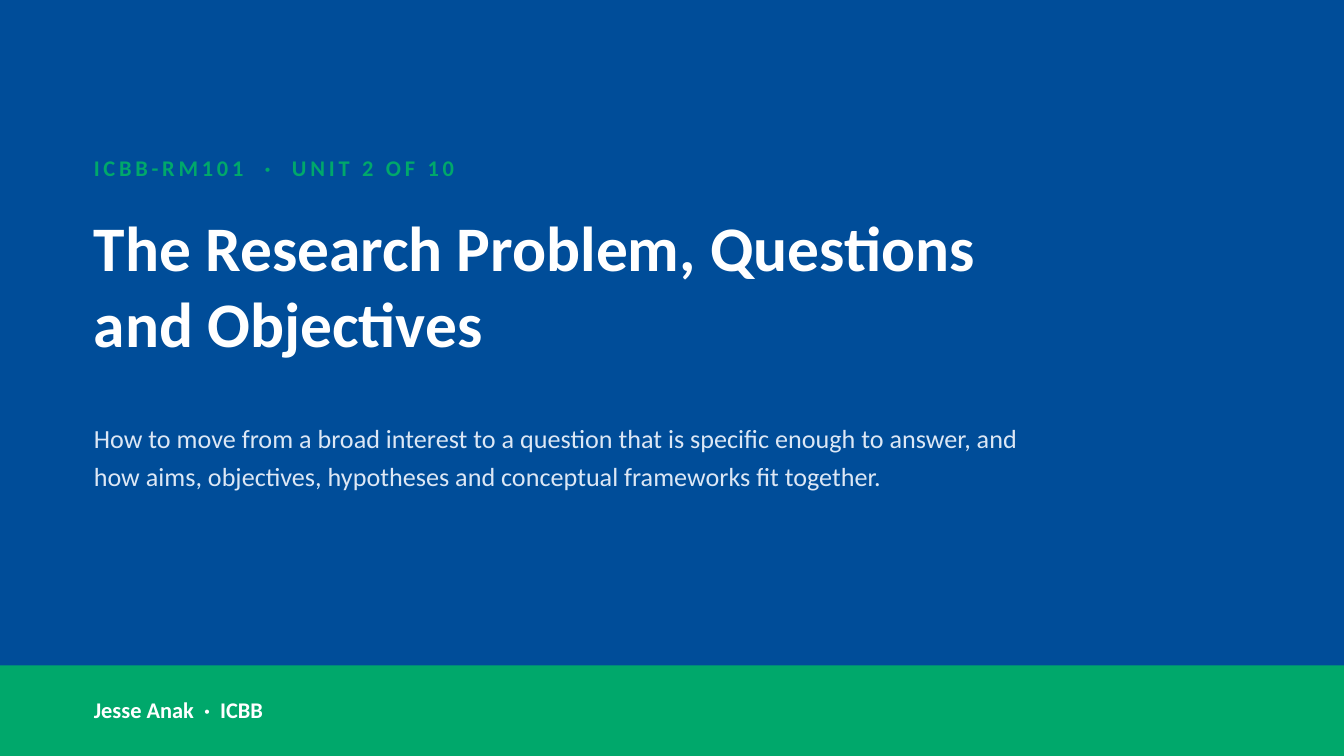
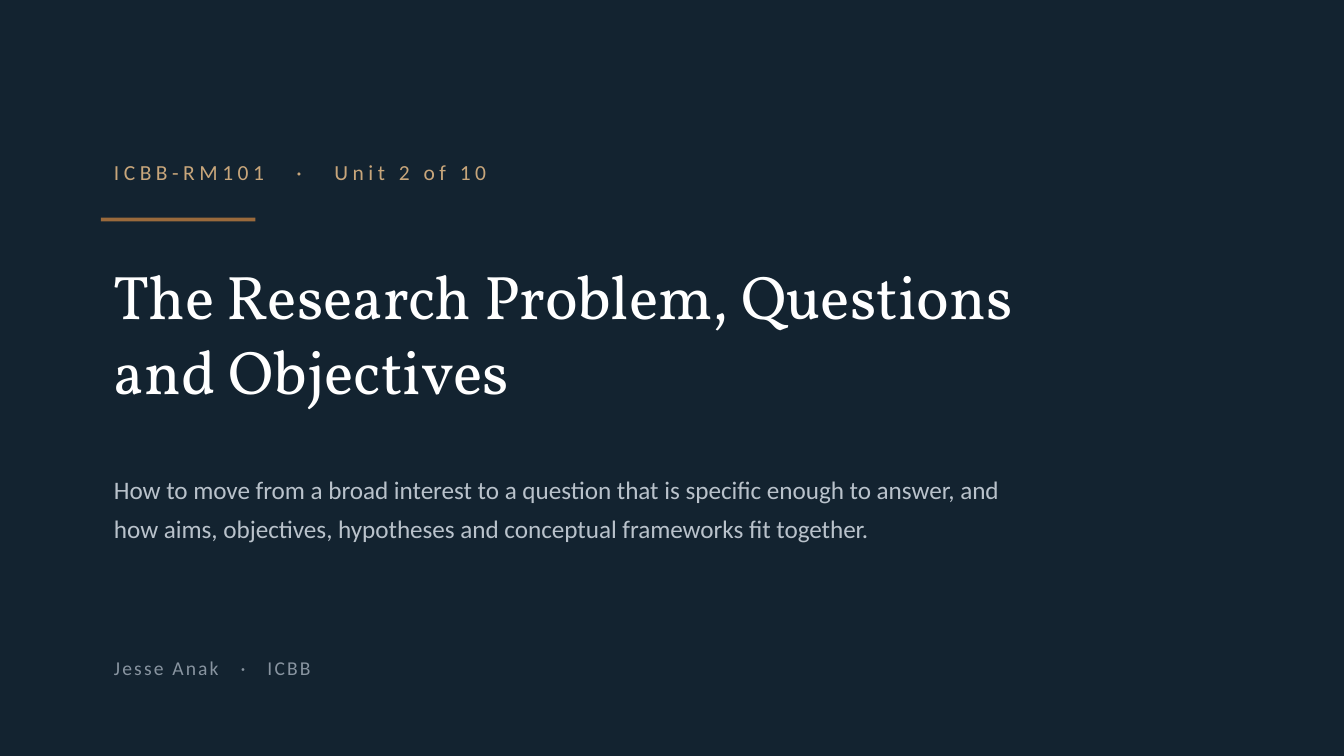
Before and after one commit to JesseAnak7534/ICBB, a slide deck: slide 1 of icbb-website/materials/research-methods/unit-02-slides.pptx. Drawn at 1344x756 pixels with LibreOffice and Linux fonts; fonts in the diff are those of the drawing; background and template pictures are left out. Boxes give left, top, right and bottom in pixels: in the first picture for what was removed or moved away, otherwise in the second. Text is boxed around its words. In the diff, an @@ line names an element or a change of style, - is before the commit and + after.

```diff
--- a/icbb-website/materials/research-methods/unit-02-slides.pptx
+++ b/icbb-website/materials/research-methods/unit-02-slides.pptx
@@ background #004D99 to #132330 @@
@@ text at (114,165,486,180): text changed; size 12 to 11.5 pt; text colour #00A86B to #C8A67B; bold off @@
-ICBB-RM101 · UNIT 2 OF 10
+ICBB-RM101 · Unit 2 of 10
@@ rectangle added at (101,218,255,222), fill #9A6A3C @@
@@ text "The Research Problem, Questions and ...": place and size @@
-text "The Research Problem, Questions and ..." at (94,226,974,358)
+text "The Research Problem, Questions and ..." at (114,275,1012,409)
@@ text "The Research Problem, Questions and ..." at (114,275,1012,409): size 34 to 33 pt, font Calibri to Vollkorn, bold off; line spacing 1 to 1.02 @@
@@ text "How to move from a ...": place and size @@
-text "How to move from a ..." at (94,430,1017,491)
+text "How to move from a ..." at (114,481,998,543)
@@ text "How to move from a ..." at (114,481,998,543): size 14 to 13.5 pt, text colour #DCE7F5 to #B9C2CB; line spacing 1.2 to 1.28 @@
@@ text "Jesse Anak · ICBB": place and size @@
-text "Jesse Anak · ICBB" at (94,702,263,718)
+text "Jesse Anak · ICBB" at (114,661,310,675)
@@ text "Jesse Anak · ICBB" at (114,661,310,675): size 12 to 10.5 pt, text colour #FFFFFF to #8894A0, letter spacing 0 to 1.2 pt, bold off @@
@@ rectangle removed at (0,665,1344,756) @@
```
Also in this commit, not shown: 18 other slides changed, 49 other files.
